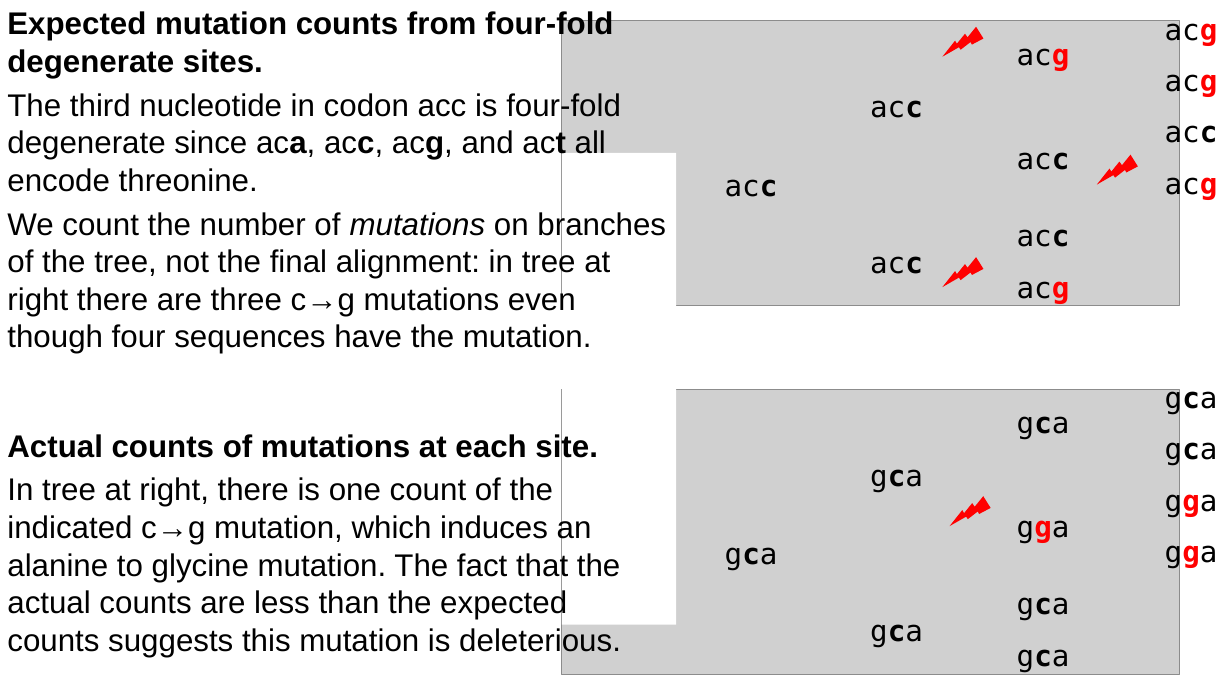
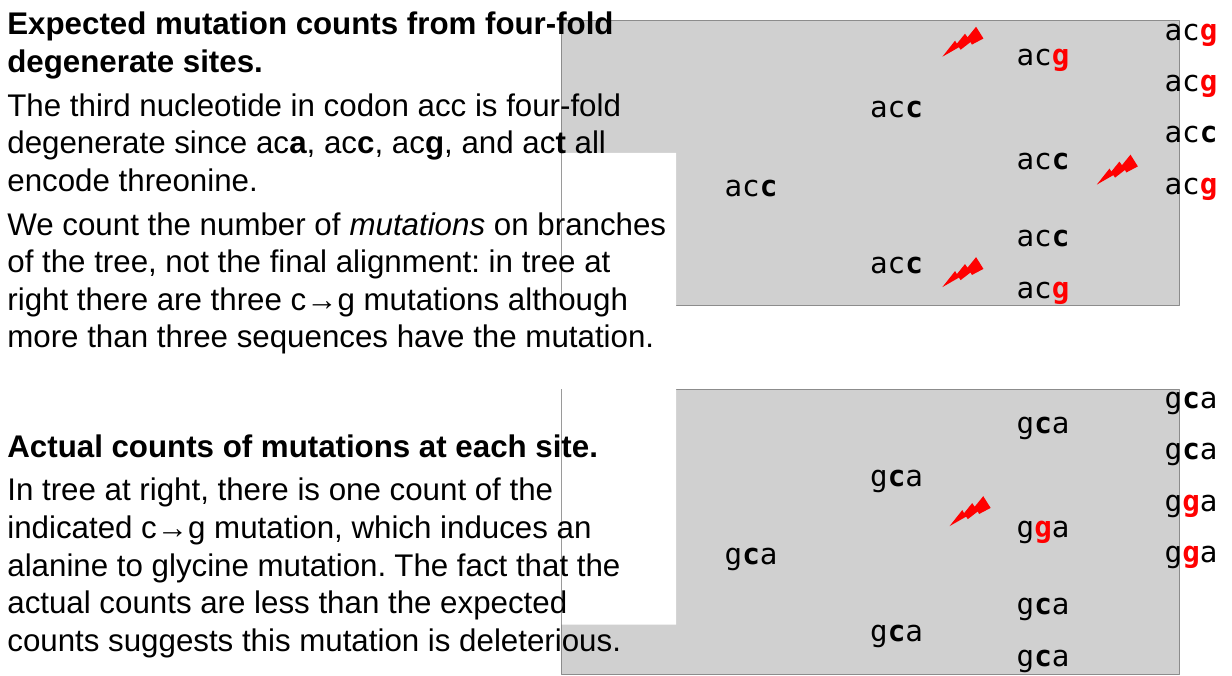
Before and after one commit to jbloomlab/SARS2-mut-fitness, a slide deck: slide 1 of paper/figs/schematic/schematic.pptx. Drawn at 1232x676 pixels with LibreOffice and Linux fonts; fonts in the diff are those of the drawing; grey boxes stand for pictures. Boxes give left, top, right and bottom in pixels: in the first picture for what was removed or moved away, otherwise in the second. Text is boxed around its words. In the diff, an @@ line names an element or a change of style, - is before the commit and + after.

```diff
--- a/paper/figs/schematic/schematic.pptx
+++ b/paper/figs/schematic/schematic.pptx
@@ text at <box>7,210,666,354</box>: text changed @@
-We count the number of mutations on branches of the tree, not the final alignment: in tree at right there are three c→g mutations even though four sequences have the mutation.
+We count the number of mutations on branches of the tree, not the final alignment: in tree at right there are three c→g mutations although more than three sequences have the mutation.
```
Also in this commit, not shown: 8 other files.
